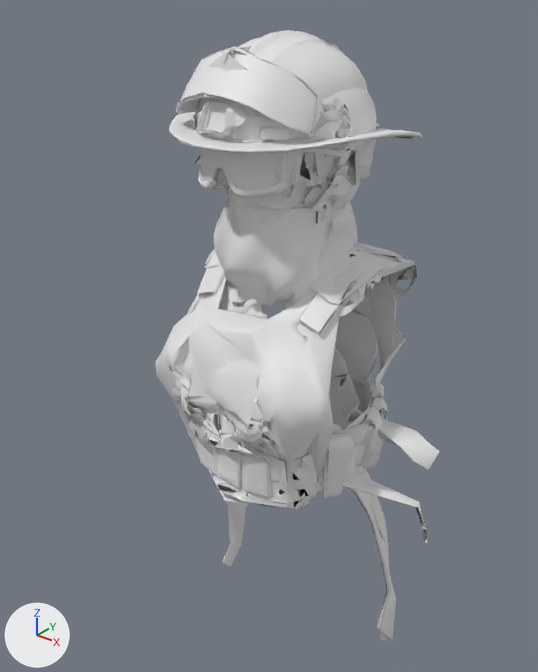
The glTF model public/models/gear/fit_female.glb: old version first, new version second.
One viewpoint serves both versions: a 50 mm lens placed at (0.635, -0.847, 0.959), pointed at (-0.002, -0.051, 0.466). Arrows for +X, +Y and +Z are at lower left; the lights stay in place. The older version comes first. Vertices at exactly the same position are counted once.

Names of what the first picture shows: 'backpack_hiking', 'backpack_military', 'bag_medic', 'goggles_tactical', 'goggles_tactical_lens', 'helmet_construction', 'helmet_firefighter', 'helmet_military', 'helmet_swat', 'shemagh', 'vest_military', 'vest_swat' and 4 more.
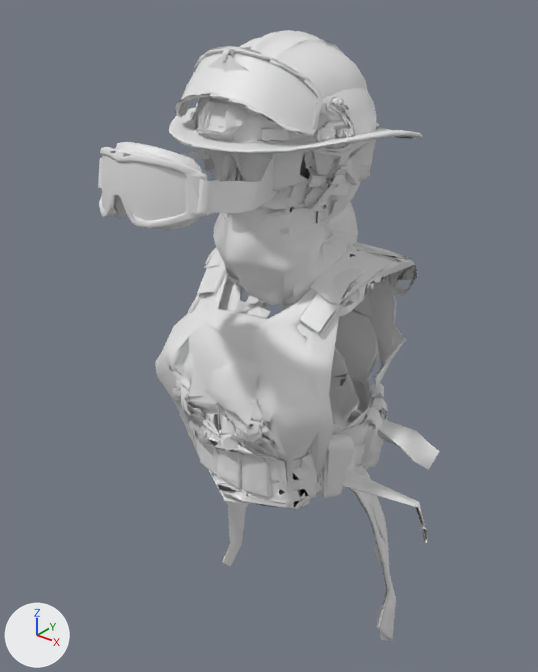
Changed parts and their boxes [x1, y1, x2, y2] in the pictures (538 x 672 px; the box of a moved part takes in the faces that stretch with it):
'helmet_swat', reshaped
    before: [175, 47, 376, 190]
    after: [174, 46, 376, 235]
'shemagh', reshaped
    before: [214, 191, 358, 318]
    after: [213, 200, 358, 318]
'goggles_tactical_lens', reshaped
    before: [200, 149, 286, 190]
    after: [102, 155, 244, 221]
'goggles_tactical', reshaped
    before: [195, 148, 328, 198]
    after: [98, 142, 277, 230]
part 1 of me_helmet_swat, built on
    before: [175, 56, 351, 188]
    after: [174, 46, 376, 188]
part 2 of me_helmet_swat, added
    after: [280, 228, 290, 235]
part 3 of me_goggles_tactical, added
    after: [99, 147, 207, 228]
part 4 of me_goggles_tactical, added (mostly hidden)
    after: [114, 142, 203, 230]
part 5 of me_goggles_tactical, added
    after: [98, 150, 277, 215]
part 6 of me_goggles_tactical, added (mostly hidden)
    after: [229, 164, 245, 181]
part 7 of me_goggles_tactical, reshaped
    before: [195, 148, 328, 198]
part 8 of me_goggles_tactical, added
    after: [101, 145, 184, 165]
part 9 of me_goggles_tactical_lens, moved or reshaped (mostly hidden)
    before: [216, 168, 226, 187]
    after: [115, 195, 125, 216]
part 10 of me_goggles_tactical_lens, moved or reshaped
    before: [207, 163, 237, 189]
    after: [106, 189, 136, 220]
part 11 of me_goggles_tactical_lens, added
    after: [102, 155, 186, 221]
part 12 of me_goggles_tactical_lens, added (mostly hidden)
    after: [235, 162, 244, 181]
part 13 of me_goggles_tactical_lens, deleted
    before: [200, 149, 286, 190]
'glasses_ballistic_lens', unchanged, uncovered by the edit
    before: [277, 151, 312, 186]
    after: [201, 149, 312, 189]

Edits to the bpy script that builds the scene:
```text
Change me_helmet_swat:
    remove me_helmet_swat.from_pydata(...)  # 1311 vertices, 2191 faces; spans x -0.128..0.131, y -0.165..0.116, z 0.64..0.881
    add me_helmet_swat.from_pydata(...)  # 2679 vertices, 4870 faces; spans x -0.128..0.131, y -0.169..0.116, z 0.636..0.881
    me_helmet_swat part 1: 6 vertices moved from x -0.122..0.127, y -0.143..-0.05, z 0.769..0.827 to x -0.122..0.127, y -0.143..-0.05, z 0.769..0.828; 137 vertices removed from x -0.118..0.121, y -0.164..-0.057, z 0.711..0.858; 1472 vertices added at x -0.127..0.131, y -0.169..0.113, z 0.676..0.881
    me_helmet_swat part 2: 16 vertices added at x 0.049..0.061, y -0.093..-0.074, z 0.637..0.656
    other edits to the shape of me_helmet_swat do not show in these pictures
Change me_goggles_tactical:
    remove me_goggles_tactical.from_pydata(...)  # 677 vertices, 1091 faces; spans x -0.091..0.094, y -0.156..0.091, z 0.688..0.79
    add me_goggles_tactical.from_pydata(...)  # 643 vertices, 1024 faces; spans x -0.092..0.094, y -0.324..-0.091, z 0.691..0.79
    me_goggles_tactical part 3: a new loose piece of 206 vertices spanning x -0.083..0.087, y -0.324..-0.26, z 0.709..0.788
    me_goggles_tactical part 4: a new loose piece of 194 vertices spanning x -0.071..0.075, y -0.316..-0.253, z 0.701..0.79
    me_goggles_tactical part 5: a new loose piece of 95 vertices spanning x -0.092..0.094, y -0.28..-0.091, z 0.695..0.762
    me_goggles_tactical part 6: a new loose piece of 82 vertices spanning x -0.032..0.028, y -0.128..-0.102, z 0.691..0.747
    me_goggles_tactical part 7: 640 vertices removed from x -0.091..0.094, y -0.156..0.091, z 0.688..0.79; 46 vertices added at x -0.054..-0.005, y -0.119..-0.092, z 0.694..0.748
    me_goggles_tactical part 8: 17 vertices added at x -0.082..0.082, y -0.31..-0.271, z 0.72..0.79
    other edits to the shape of me_goggles_tactical do not show in these pictures
Change me_goggles_tactical_lens:
    remove me_goggles_tactical_lens.from_pydata(...)  # 155 vertices, 219 faces; spans x -0.068..0.073, y -0.156..0.076, z 0.696..0.782
    add me_goggles_tactical_lens.from_pydata(...)  # 238 vertices, 294 faces; spans x -0.068..0.081, y -0.324..-0.102, z 0.691..0.783
    me_goggles_tactical_lens part 9: the loose piece of 50 vertices spanning x -0.019..0.025, y -0.148..-0.125, z 0.71..0.749 is moved by (0.0, -0.168, 0.001)
    me_goggles_tactical_lens part 10: the loose piece of 51 vertices spanning x -0.023..0.029, y -0.156..-0.15, z 0.713..0.747 is moved by (0.0, -0.168, 0.001)
    me_goggles_tactical_lens part 11: a new loose piece of 30 vertices spanning x -0.068..0.081, y -0.322..-0.272, z 0.712..0.783
    me_goggles_tactical_lens part 12: a new loose piece of 20 vertices spanning x -0.017..0.013, y -0.128..-0.104, z 0.699..0.74
    me_goggles_tactical_lens part 13: 30 vertices removed from x -0.068..0.073, y -0.154..-0.093, z 0.711..0.782
    other edits to the shape of me_goggles_tactical_lens do not show in these pictures
Change me_shemagh:
    remove me_shemagh.from_pydata(...)  # 466 vertices, 831 faces; spans x -0.103..0.106, y -0.148..0.097, z 0.422..0.685
    add me_shemagh.from_pydata(...)  # 460 vertices, 818 faces; spans x -0.103..0.106, y -0.122..0.101, z 0.486..0.685
    me_shemagh part 14: 1 vertex moved within x 0.066, y -0.014, z 0.643; 406 vertices removed from x -0.103..0.106, y -0.148..0.097, z 0.422..0.67; 400 vertices added at x -0.103..0.106, y -0.122..0.101, z 0.486..0.67
```
